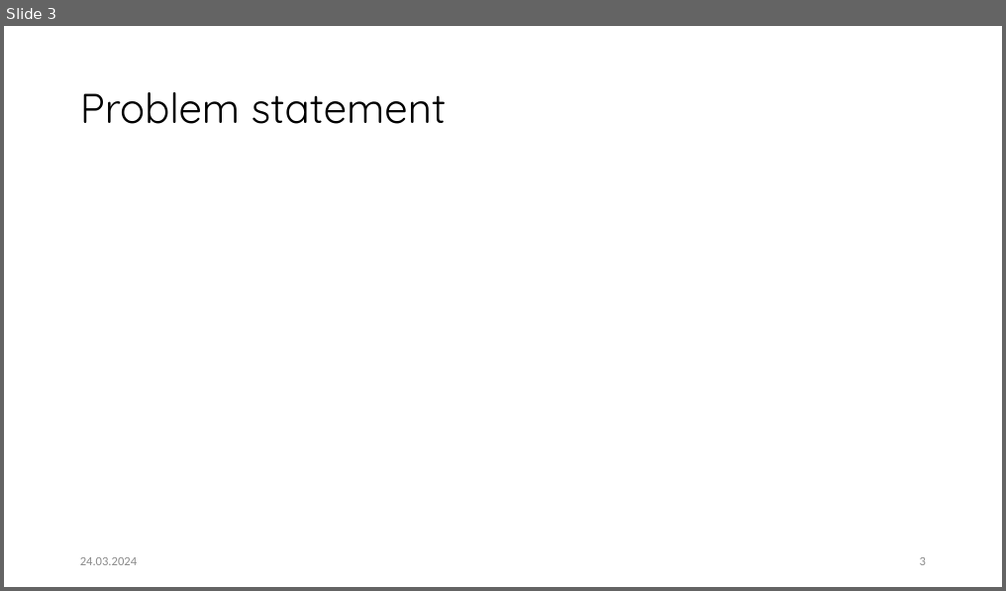
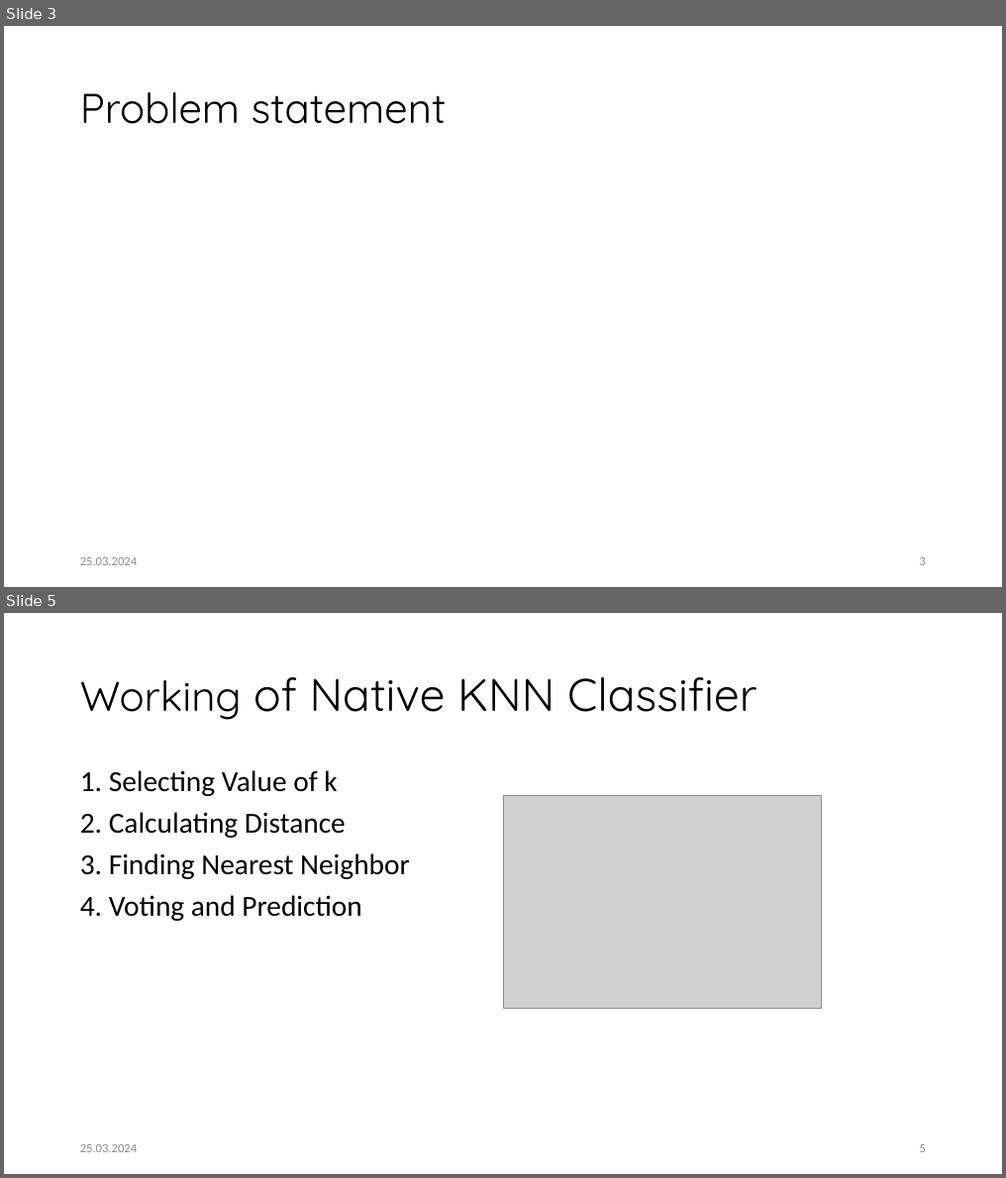
Before and after one commit to Fahad-Jabbar/neocortexapi, a slide deck: source/MySEProject/Documentation/Implement_the_KNN__Classifier_KNN_Quest.pptx. Shown one above the other, each under a label of ours: slide 3 before the commit, slides 3 and 5 after it; the slides between them are not shown. The pictures are 1006x591 and 1006x1178 pixels, drawn with LibreOffice and Linux fonts; fonts in the diff are those of the drawing; grey boxes stand for pictures. Boxes give left, top, right and bottom in pixels: in the first picture for what was removed or moved away, otherwise in the second. Text is boxed around its words. In the diff, an @@ line names an element or a change of style, - is before the commit and + after.

```diff
--- a/source/MySEProject/Documentation/Implement_the_KNN__Classifier_KNN_Quest.pptx
+++ b/source/MySEProject/Documentation/Implement_the_KNN__Classifier_KNN_Quest.pptx
@@ slide 5 added at (4, 613, 1002, 1174), background #FFFFFF @@
@@ title added at (80, 677, 756, 720), 44 pt, text #000000 @@
+Working of Native KNN Classifier
@@ text added at (80, 770, 410, 921), 28 pt, text #000000 @@
+1. Selecting Value of k
+2. Calculating Distance
+3. Finding Nearest Neighbor
+4. Voting and Prediction
@@ picture added at (503, 795, 822, 1008) @@
@@ text added at (80, 1145, 137, 1153), 12 pt, text #8C8C8C @@
+25.03.2024
@@ page number added at (920, 1145, 926, 1153), 12 pt, text #8C8C8C @@
+5
@@ slide 3 changed as well @@
@@ text at (80, 558, 137, 566): text changed @@
-24.03.2024
+25.03.2024
```
Also in this commit, not shown: 2 other slides changed, 1 other slide added, 1 slide removed.
